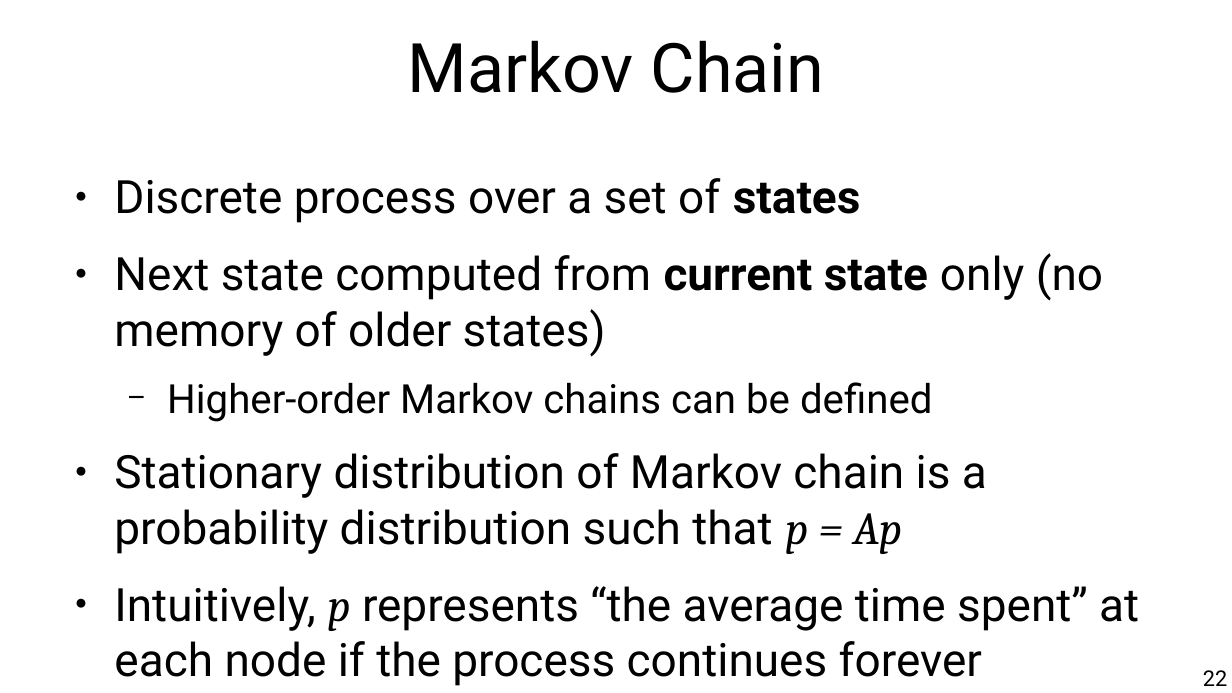
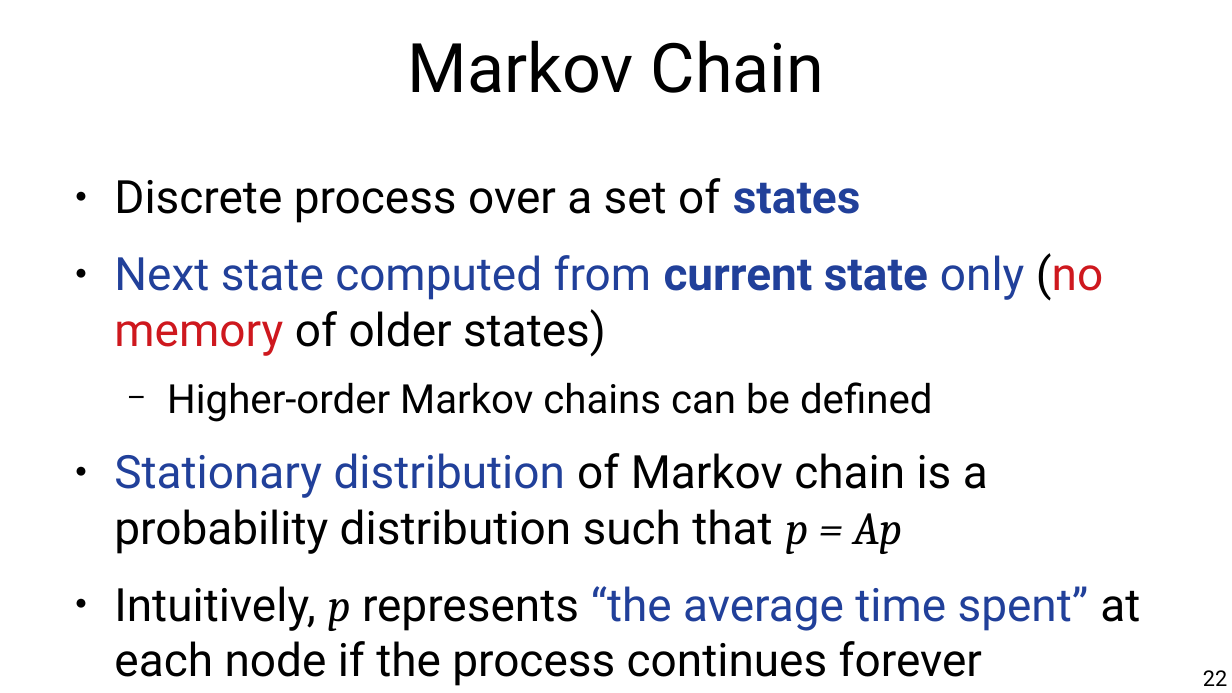
Before and after one commit to chatox/networks-science-course, a slide deck: slide 22 of theory/tt08_pagerank.odp. Drawn at 1232x693 pixels with LibreOffice and Linux fonts; fonts in the diff are those of the drawing. Boxes give left, top, right and bottom in pixels: in the first picture for what was removed or moved away, otherwise in the second. Text is boxed around its words. In the diff, an @@ line names an element or a change of style, - is before the commit and + after.

```diff
--- a/theory/tt08_pagerank.odp
+++ b/theory/tt08_pagerank.odp
@@ text at (x1=114, y1=178, x2=1140, y2=686): text colour #000000 to #21409A in "states", "Next state computed from current state only", "Stationary distribution", "“the average time spent”"; text colour #000000 to #CE181E in "(no memory" @@
```
Also in this commit, not shown: 18 other slides changed, 2 slides added, 6 other files.
